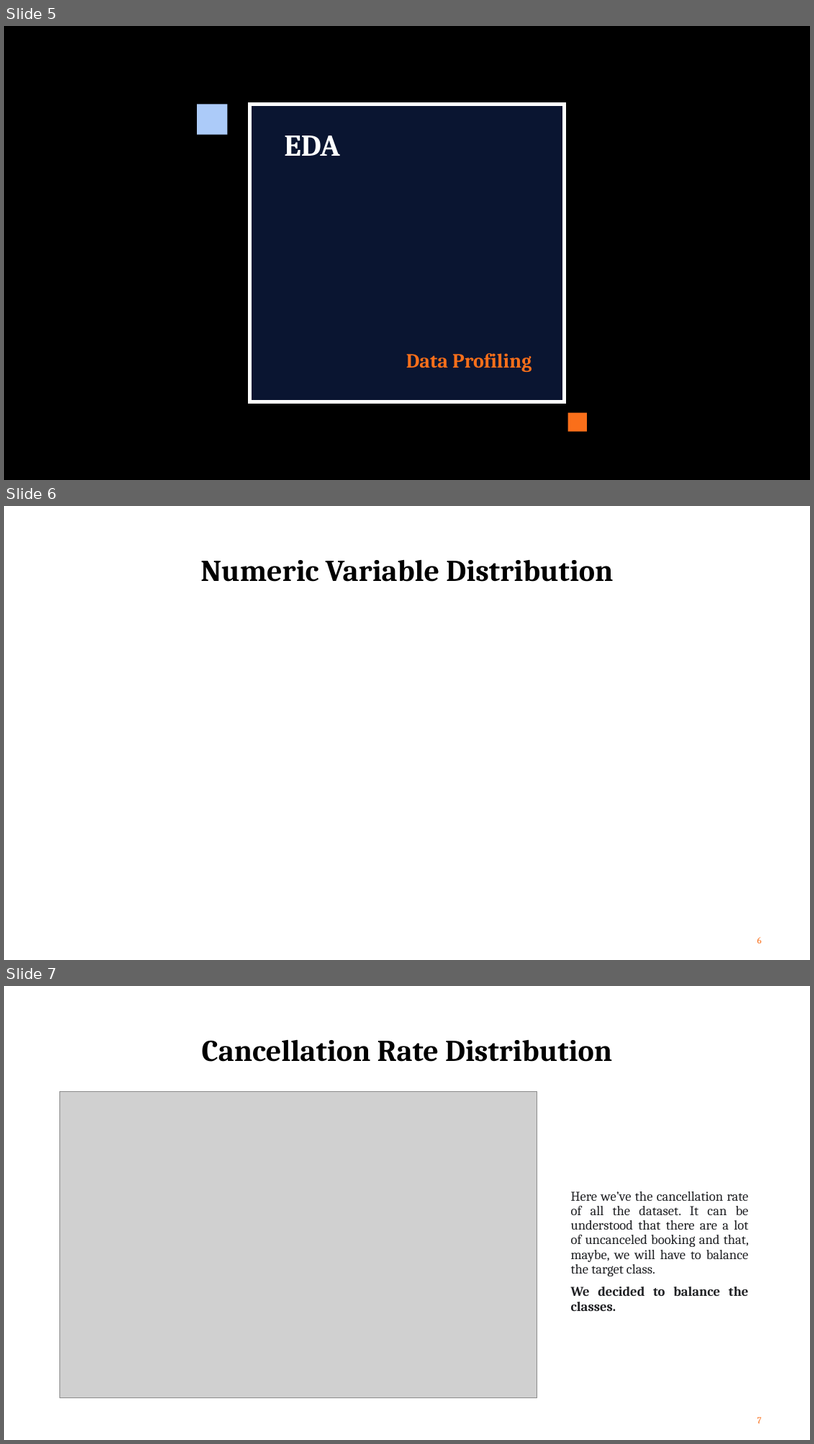
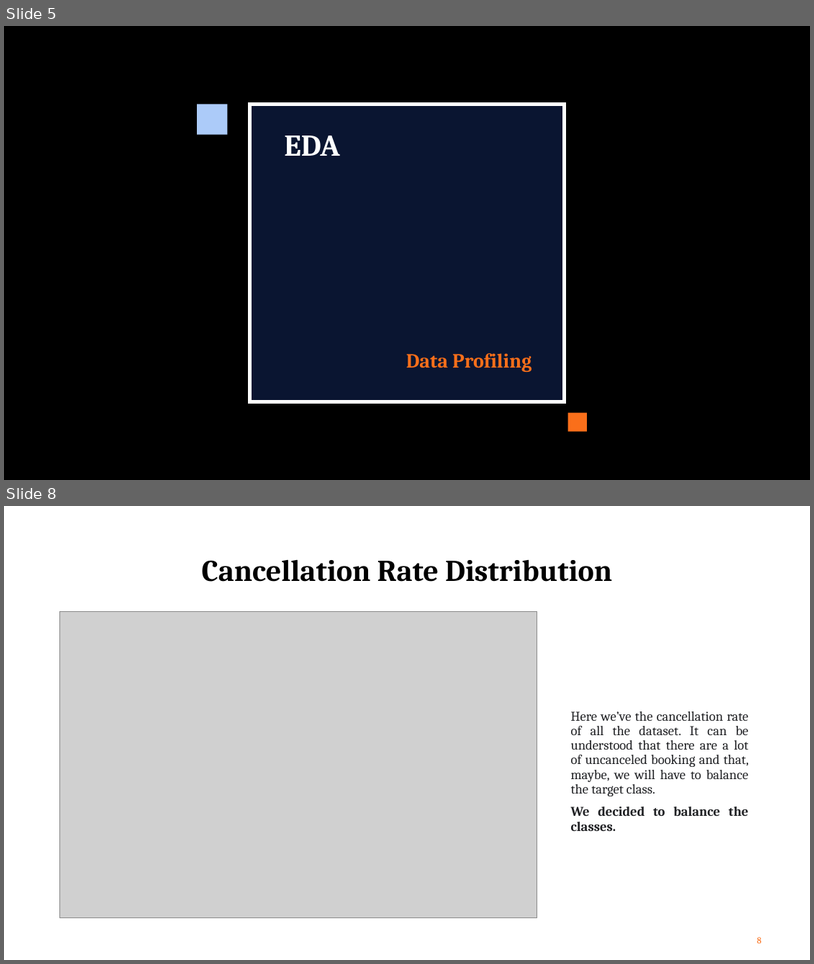
Before and after one commit to lucatesta-code/Hotel_Booking_Demand_ML, a slide deck: Hotel Bookind Demand.pptx. Shown one above the other, each under a label of ours: slides 5, 6 and 7 before the commit, slides 5 and 8 after it; the slides between them are not shown. The pictures are 814x1444 and 814x964 pixels, drawn with LibreOffice and Linux fonts; fonts in the diff are those of the drawing; grey boxes stand for pictures; background and template pictures are left out. Boxes give left, top, right and bottom in pixels: in the first picture for what was removed or moved away, otherwise in the second. Text is boxed around its words. In the diff, an @@ line names an element or a change of style, - is before the commit and + after.

```diff
--- a/Hotel Bookind Demand.pptx
+++ b/Hotel Bookind Demand.pptx
@@ slide 6 removed at box(4, 506, 810, 960), background #FFFFFF; not listed: 1 template element that a slide beside it also shows @@
@@ title removed at box(201, 559, 613, 582) @@
-Numeric Variable Distribution
@@ what was slide 7 is now slide 8 @@
@@ page number at box(757, 937, 761, 943): text changed @@
-7
+8
```
Also in this commit, not shown: 2 slides changed, 2 slides added, 14 other files.
